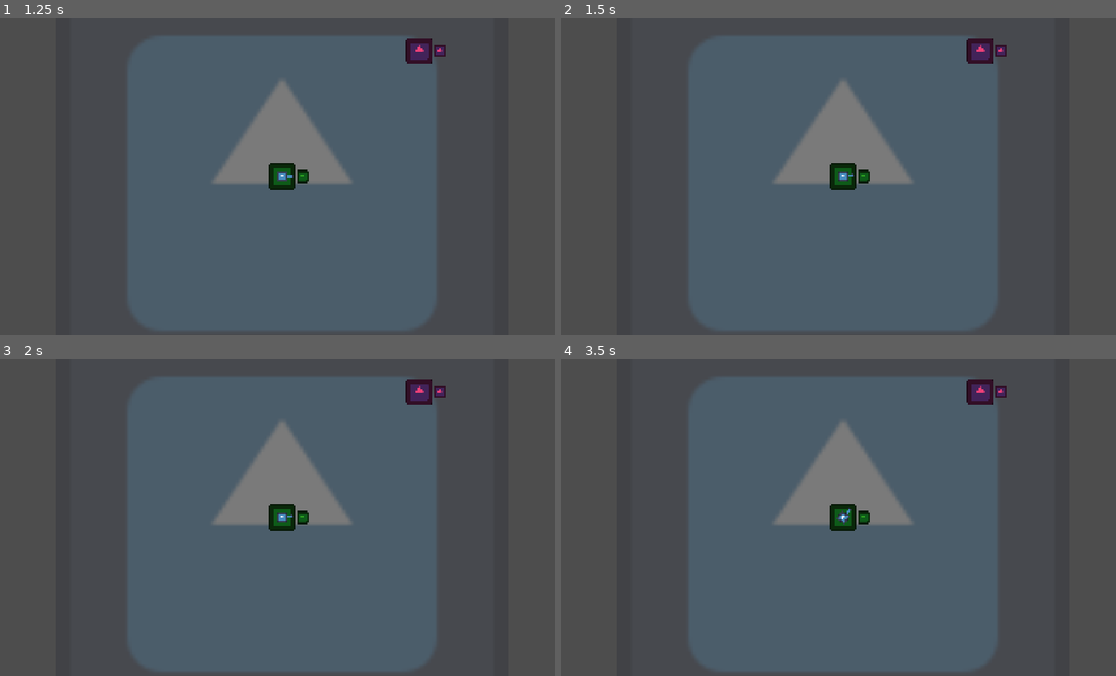
Above: before the commit, frames 1-4 (two rows, left to right).
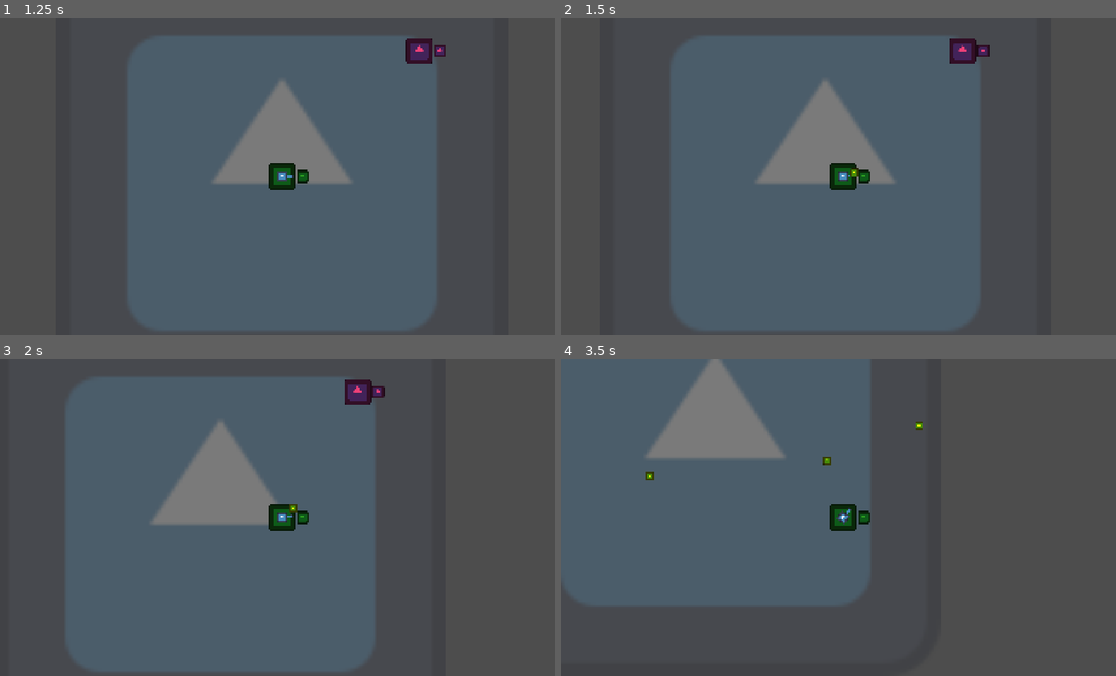
Above: after the commit, the same moments.

Repository: gerep/godot-wild-jam
Game: Godot game, scene res://game/game.tscn
Two runs of this game, one before a commit and one after it. Both use one fixed random seed, a clock stepped at 60 frames per second and the inputs below. The engine's default icon, where the game draws it, is replaced by a stand-in: a white triangle on a blue panel in a dark square.
Inputs (mouse positions are in pixels of both pictures, inside the frame that each line leads up to):
- Up to frame 1 (1.25 s): click "Play" at 0.5 s
- Up to frame 2 (1.5 s): tap Enter at 1.25 s; move the mouse to (966, 160) at 1.27 s; press the mouse at (966, 160) at 1.28 s; hold D (move_right) from 1.28 s (still down)
- Up to frame 3 (2 s): keep holding D (move_right)
- Up to frame 4 (3.5 s): move the mouse to (727, 533) at 2.02 s; release D (move_right) at 2.03 s; release the mouse at (727, 533) at 2.03 s; hold S (move_down) 2.03-2.78 s; click (727, 533) at 2.1 s; move the mouse to (899, 447) at 2.77 s; press the mouse at (899, 447) at 2.78 s; hold D (move_right) from 2.78 s (still down)

Frame 1 is identical in both runs. In frame 2, 7.1% of the frame differs, in the area x 20-81%, y 5-99%; in frame 3, 26%; in frame 4, 53%, in the area x 0-81%, y 0-99%.
Error before the commit: Parse Error: Variable "_hurtbox_2d" has the same name as a previously declared variable. (res://game/player/player.gd:14)

Commit message:
add bubble area

Diff:
--- a/game/player/player.gd
+++ b/game/player/player.gd
@@ -10,8 +10,6 @@
 var auto_move_target: Vector2
 
 @onready var _hurtbox_2d: ComponentHurtbox2D = %ExpHurtbox2D
-@onready var _collision_shape_2d: CollisionShape2D = $CollisionShape2D
-@onready var _hurtbox_2d: ComponentHurtbox2D = %Hurtbox2D
 @onready var _experience: ComponentExperience = %Experience
 
 
@@ -35,7 +33,7 @@
 			global_position = auto_move_target
 			velocity = Vector2.ZERO
 			is_auto_moving = false
-			_collision_shape_2d.set_deferred(&"disabled", false)
+			_set_collision_shapes_disabled(false)
 		else:
 			var auto_move_direction := global_position.direction_to(auto_move_target)
 			velocity = auto_move_direction * TRANSPORTING_SPEED
@@ -59,4 +57,16 @@
 	is_auto_moving = true
 	auto_move_target = pos
 	velocity = Vector2.ZERO
-	_collision_shape_2d.set_deferred(&"disabled", true)
+	_set_collision_shapes_disabled(true)
+
+
+func _set_collision_shapes_disabled(disabled: bool) -> void:
+	_set_collision_shapes_disabled_recursive(self, disabled)
+
+
+func _set_collision_shapes_disabled_recursive(node: Node, disabled: bool) -> void:
+	if node is CollisionShape2D:
+		node.set_deferred(&"disabled", disabled)
+
+	for child in node.get_children():
+		_set_collision_shapes_disabled_recursive(child, disabled)
